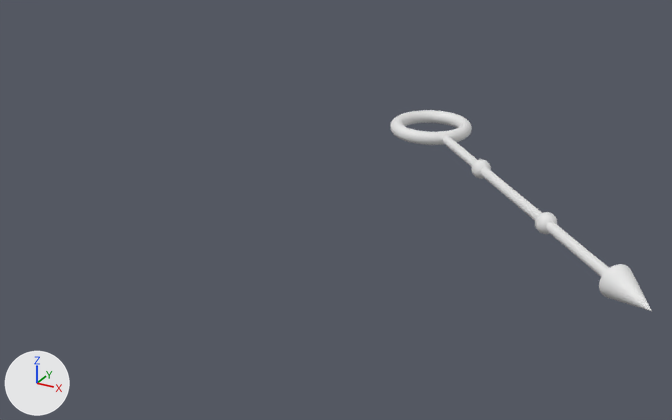
An edit to the OBJ model Assets/Modules/Azure/Assets/Arrows/Arrow-111.obj, drawn before and after from the same camera.
The view is the same before and after, from a 50 mm camera at (4.04, -9.65, 3.5) aimed at (-0.31, -1.75, -0.46). The axes (+X, +Y, +Z) are drawn at lower left. The lights are the same throughout. Where no turn or scale is listed for an object, it has been applied to the vertices. Vertices at the same position are counted once.

In view in the first picture: 'Arrow-111'.
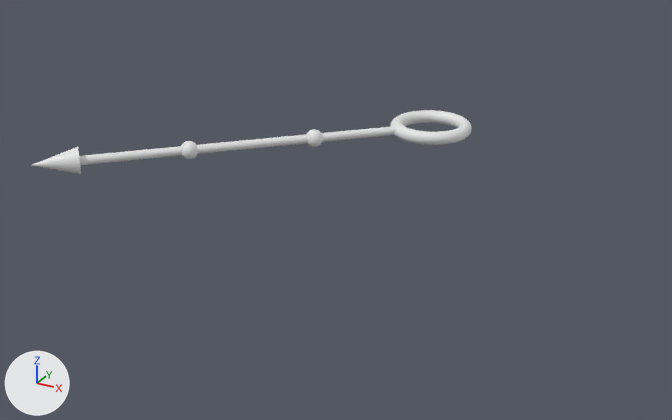
Location of each change, (x1, y1, x2, y2) in pixels of the pictures (672 x 420 px; the box of a moved part takes in the faces that stretch with it):
'Arrow-111', reshaped (68% wider, 68% shorter)
    before: (390, 110, 652, 311)
    after: (32, 110, 472, 174)
part 1 of me_arrow_111, moved or reshaped
    before: (442, 135, 609, 277)
    after: (79, 126, 395, 165)
part 2 of me_arrow_111, moved or reshaped
    before: (599, 264, 652, 311)
    after: (32, 147, 81, 174)
part 3 of me_arrow_111, added
    after: (307, 129, 323, 147)
part 4 of me_arrow_111, added
    after: (181, 141, 198, 159)
part 5 of me_arrow_111, deleted
    before: (535, 212, 557, 234)
part 6 of me_arrow_111, deleted
    before: (471, 159, 491, 178)

The edits, one by one:
me_arrow_111 is used by ob_arrow_111; location (0.0, 0.0, 0.0).
me_arrow_111 had 3205 vertices, 3141 faces and spanned x -0.47..3.18, y -3.18..0.47, z -0.15..0.15.
me_arrow_111 now has 3203 vertices, 3141 faces and spans x -3.18..0.47, y -3.18..0.47, z -0.15..0.15.
me_arrow_111 part 1: the loose piece of 128 vertices spanning x 0.25..3.04, y -3.04..-0.25, z -0.05..0.05 is turned -180 degrees about the y axis through the mesh origin.
me_arrow_111 part 2: the loose piece of 33 vertices spanning x 2.72..3.18, y -3.18..-2.72, z -0.15..0.15 is turned 180 degrees about the y axis through the mesh origin.
me_arrow_111 part 3: a new loose piece of 1009 vertices spanning x -1.1..-0.9, y -1.1..-0.9, z -0.1..0.1.
me_arrow_111 part 4: a new loose piece of 1009 vertices spanning x -2.1..-1.9, y -2.1..-1.9, z -0.1..0.1.
me_arrow_111 part 5: the loose piece of 1010 vertices spanning x 1.9..2.1, y -2.1..-1.9, z -0.1..0.1 is deleted.
me_arrow_111 part 6: the loose piece of 1010 vertices spanning x 0.9..1.1, y -1.1..-0.9, z -0.1..0.1 is deleted.
